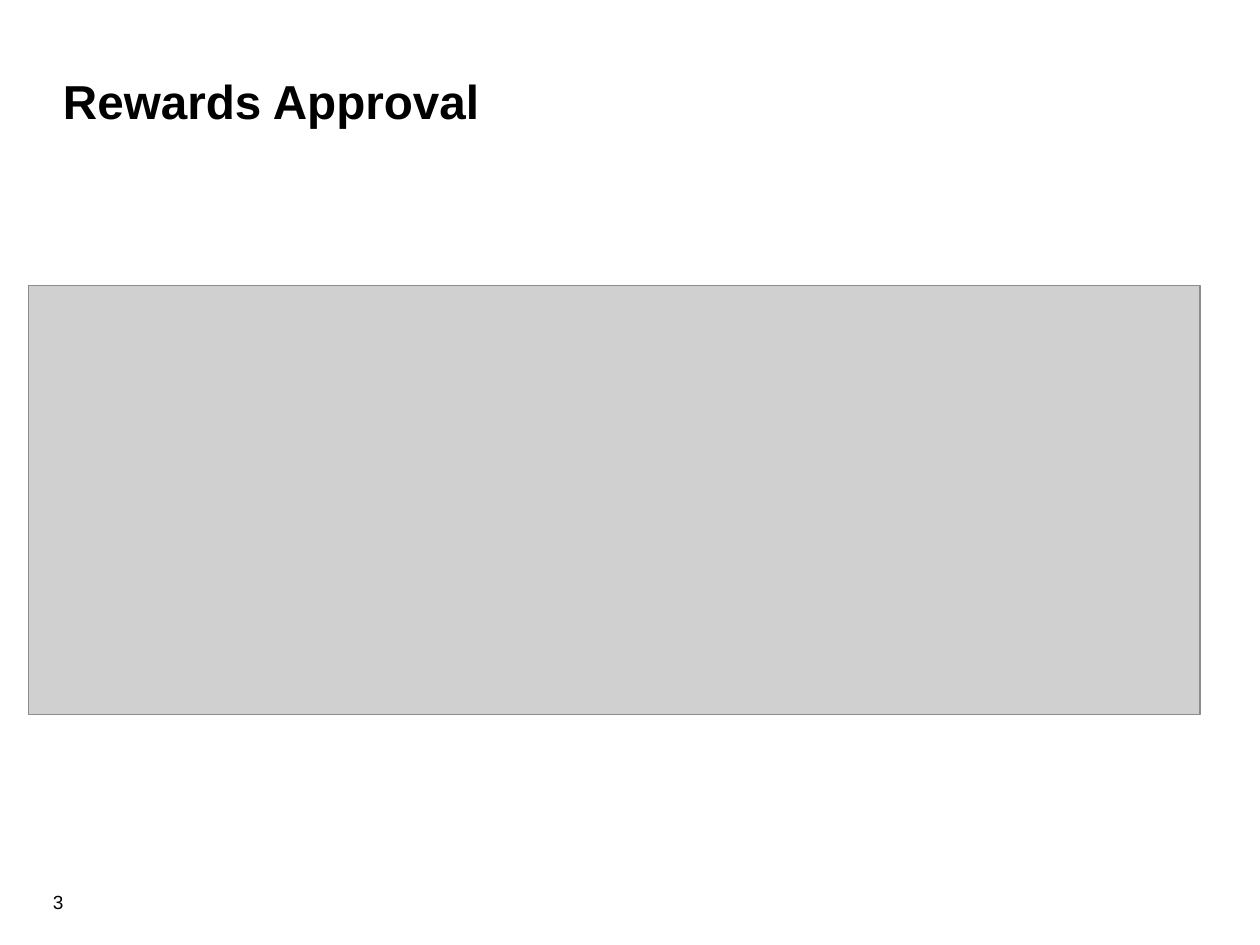
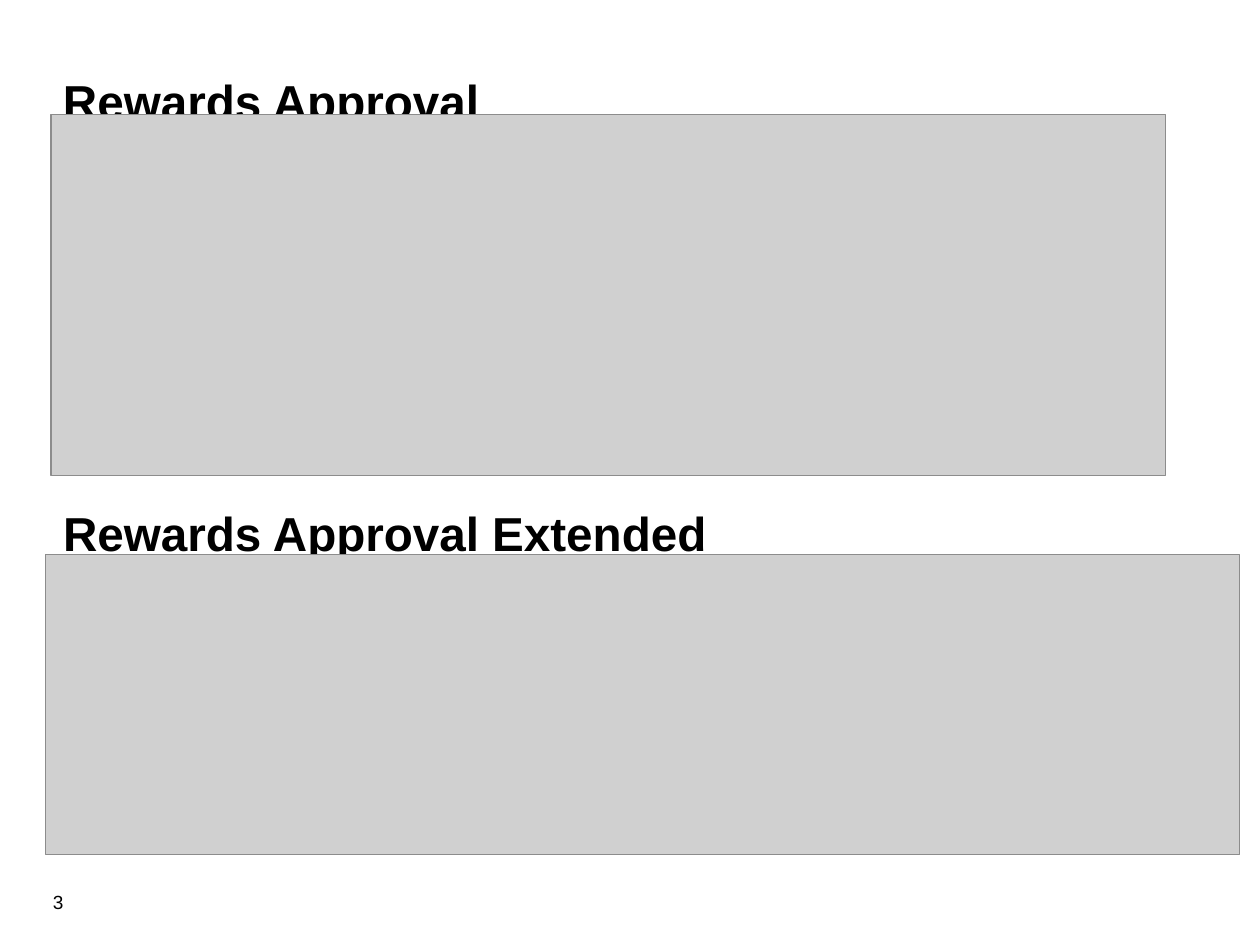
Before and after one commit to jbossdemocentral/brms-rewards-demo, a slide deck: slide 3 of Demo Overview.odp. Drawn at 1260x945 pixels with LibreOffice and Linux fonts; fonts in the diff are those of the drawing; grey boxes stand for pictures; background and template pictures are left out. Boxes give left, top, right and bottom in pixels: in the first picture for what was removed or moved away, otherwise in the second. Text is boxed around its words. In the diff, an @@ line names an element or a change of style, - is before the commit and + after.

Commit message:
Added extended to slide overview.

```diff
--- a/Demo Overview.odp
+++ b/Demo Overview.odp
@@ picture resized from (x1=29, y1=286, x2=1201, y2=715) to (x1=51, y1=114, x2=1166, y2=475) @@
@@ title added at (x1=63, y1=516, x2=706, y2=561), 30 pt, text #000000, bold @@
+Rewards Approval Extended
@@ picture added at (x1=46, y1=555, x2=1241, y2=854) @@
```
Also in this commit, not shown: 1 other file.
